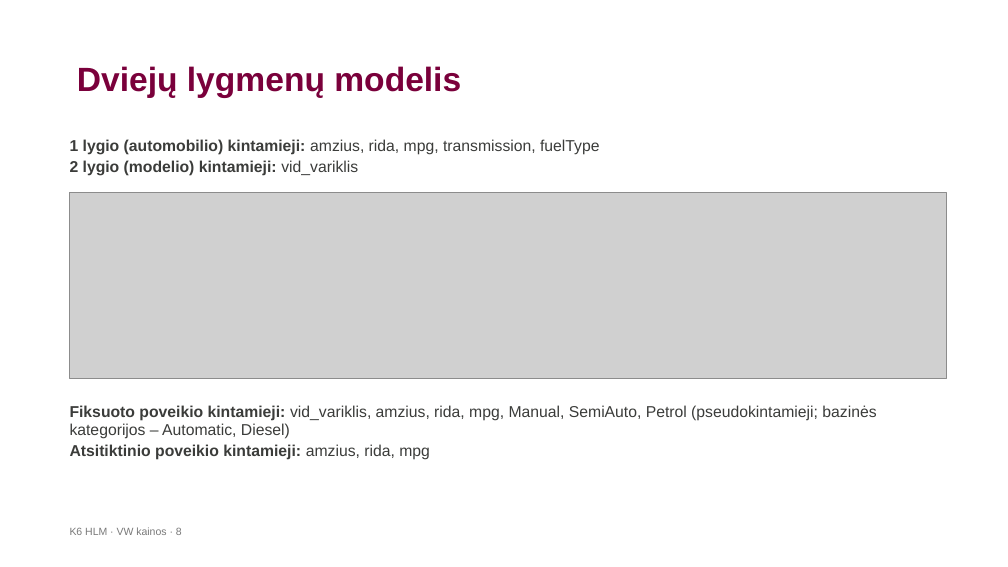
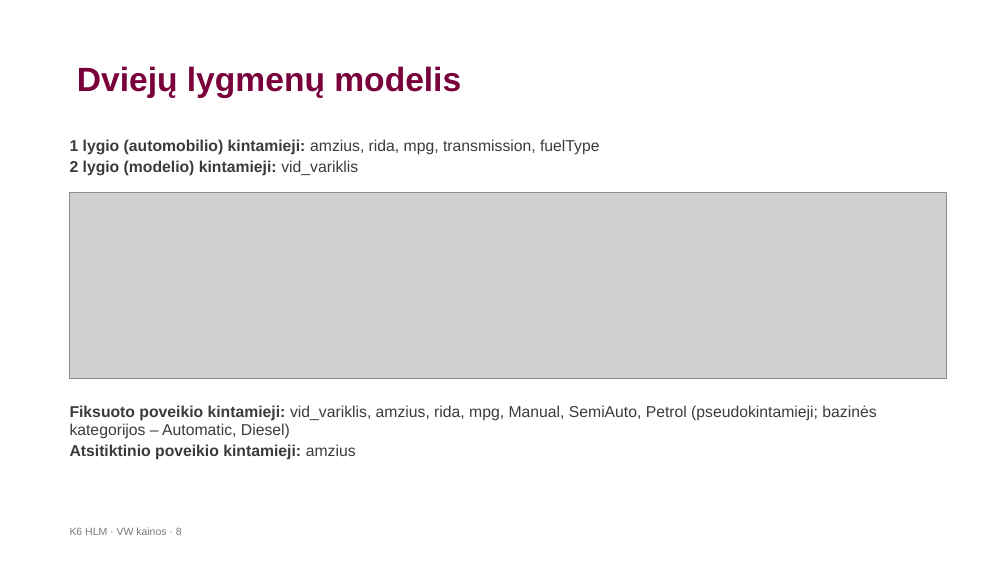
Before and after one commit to LidijaPu/K6, a slide deck: slide 8 of K6_HLM_VW_pristatymas_.pptx. Drawn at 1008x567 pixels with LibreOffice and Linux fonts; fonts in the diff are those of the drawing; grey boxes stand for pictures; background and template pictures are left out. Boxes give left, top, right and bottom in pixels: in the first picture for what was removed or moved away, otherwise in the second. Text is boxed around its words. In the diff, an @@ line names an element or a change of style, - is before the commit and + after.

```diff
--- a/K6_HLM_VW_pristatymas_.pptx
+++ b/K6_HLM_VW_pristatymas_.pptx
@@ text at (x1=70, y1=444, x2=356, y2=460): text changed @@
-Atsitiktinio poveikio kintamieji: amzius, rida, mpg
+Atsitiktinio poveikio kintamieji: amzius
```
Also in this commit, not shown: 8 other slides changed, 4 other files.
